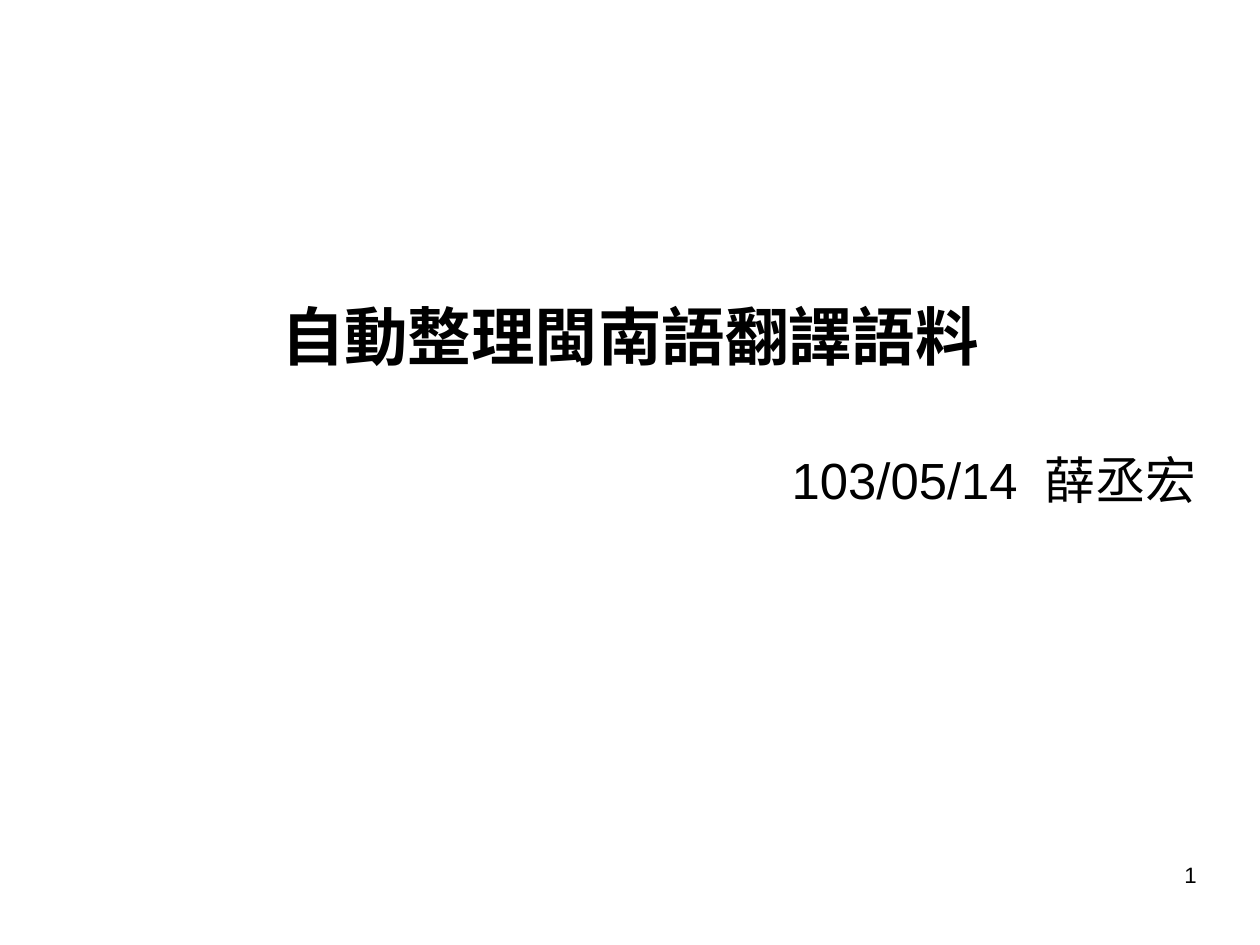
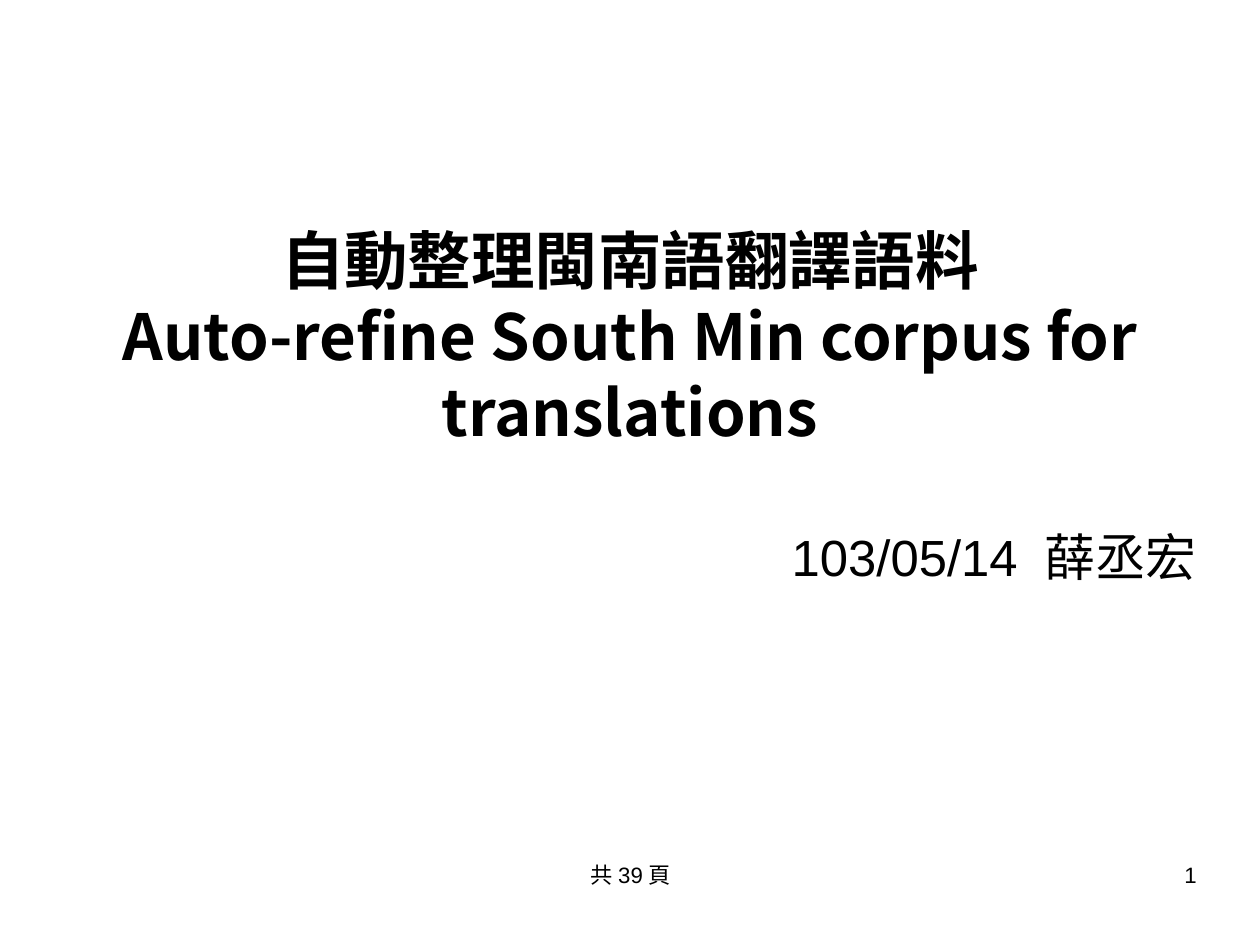
Before and after one commit to sih4sing5hong5/po3-ko3_tau5-iann2-phinn3, a slide deck: slide 1 of 翻譯報告.odp. Drawn at 1260x945 pixels with LibreOffice and Linux fonts; fonts in the diff are those of the drawing. Boxes give left, top, right and bottom in pixels: in the first picture for what was removed or moved away, otherwise in the second. Text is boxed around its words. In the diff, an @@ line names an element or a change of style, - is before the commit and + after.

```diff
--- a/翻譯報告.odp
+++ b/翻譯報告.odp
@@ subtitle at bbox=[123, 308, 1137, 437]: paragraph added @@
+Auto-refine South Min corpus for translations
@@ text added at bbox=[591, 864, 613, 885], 14 pt, text #000000 @@
+共39頁
```
Also in this commit, not shown: 67 other slides changed, 4 slides added.
